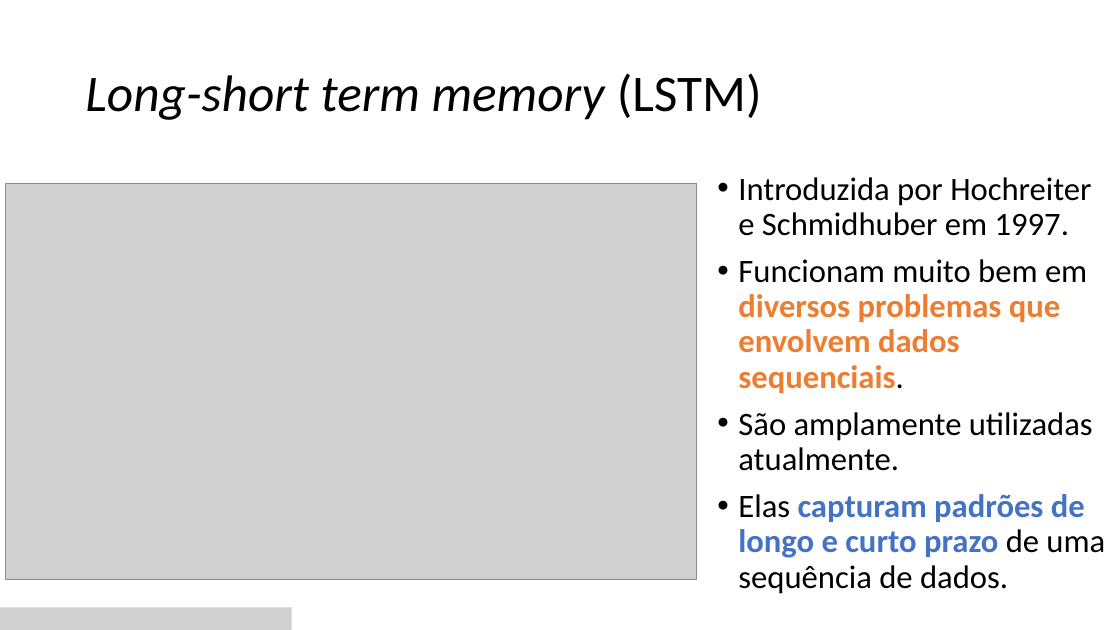
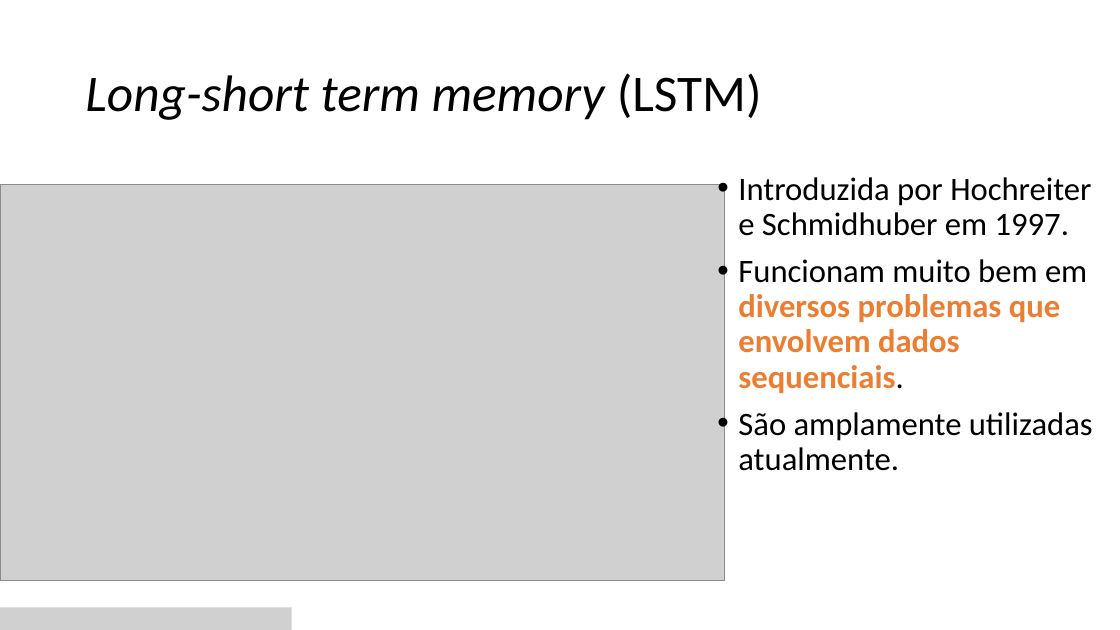
Before and after one commit to zz4fap/c24_inteligencia_artificial, a slide deck: slide 47 of slides/C24_RNN.pptx. Drawn at 1120x630 pixels with LibreOffice and Linux fonts; fonts in the diff are those of the drawing; grey boxes stand for pictures. Boxes give left, top, right and bottom in pixels: in the first picture for what was removed or moved away, otherwise in the second. Text is boxed around its words. In the diff, an @@ line names an element or a change of style, - is before the commit and + after.

```diff
--- a/slides/C24_RNN.pptx
+++ b/slides/C24_RNN.pptx
@@ picture: place and size @@
-picture at bbox=[6, 183, 697, 579]
+picture at bbox=[0, 185, 724, 581]
@@ text at bbox=[738, 494, 1105, 594]: paragraph removed @@
-• Elas capturam padrões de longo e curto prazo de uma sequência de dados.
```
Also in this commit, not shown: 4 other slides changed, 1 slide added.
